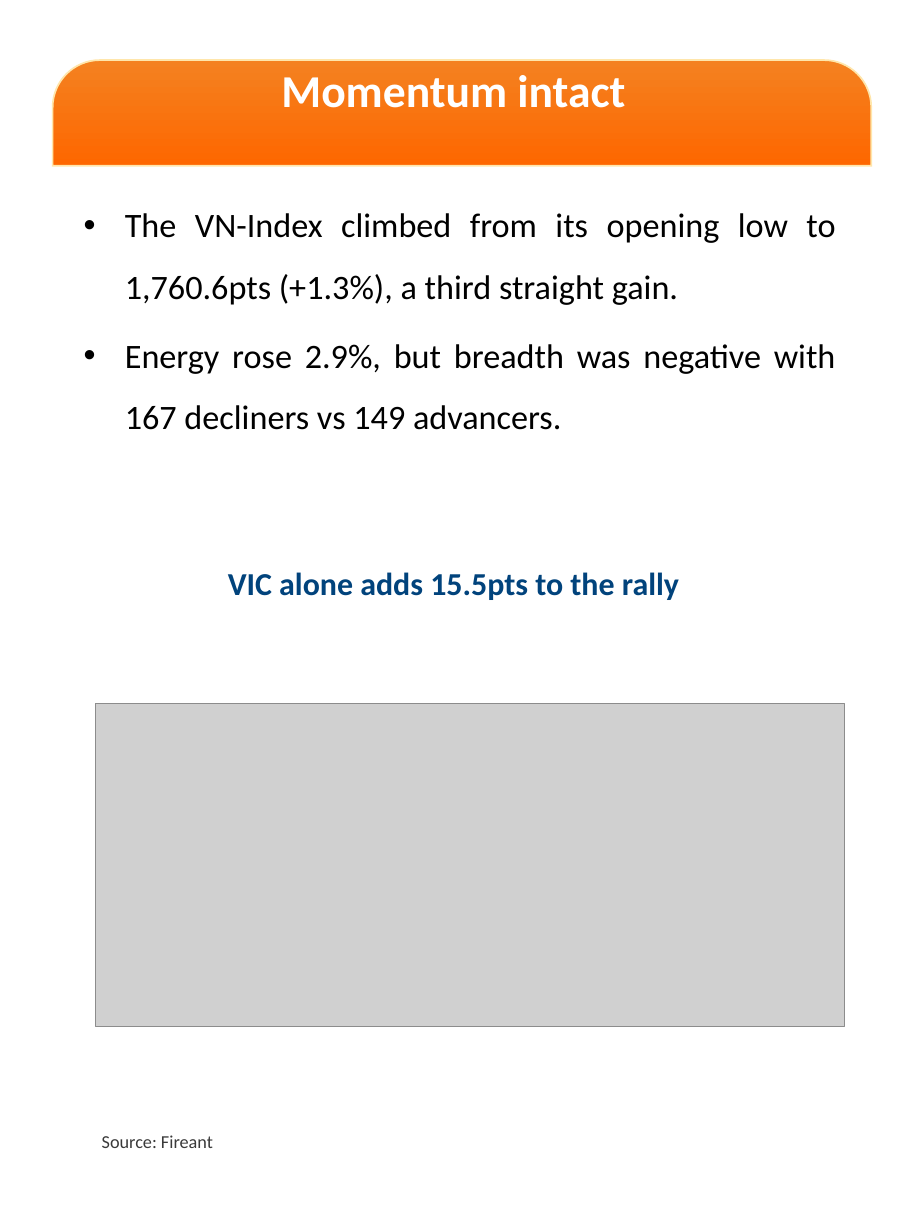
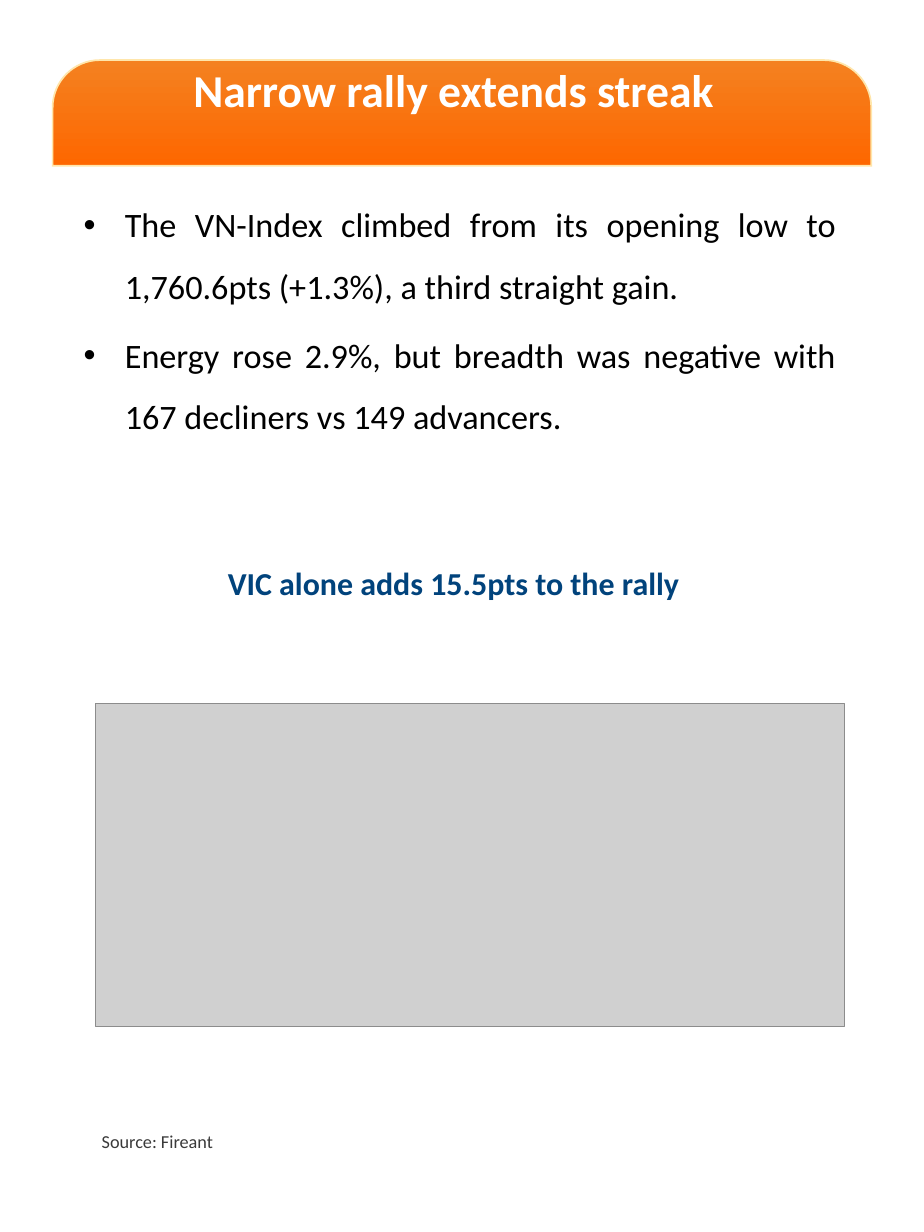
Before and after one commit to datquanton/verbose-guide, a slide deck: slide 2 of DailyReport_Mobile_EN_20261022.pptx. Drawn at 924x1232 pixels with LibreOffice and Linux fonts; fonts in the diff are those of the drawing; grey boxes stand for pictures; background and template pictures are left out. Boxes give left, top, right and bottom in pixels: in the first picture for what was removed or moved away, otherwise in the second. Text is boxed around its words. In the diff, an @@ line names an element or a change of style, - is before the commit and + after.

```diff
--- a/DailyReport_Mobile_EN_20261022.pptx
+++ b/DailyReport_Mobile_EN_20261022.pptx
@@ text at box(193, 75, 713, 114): text changed @@
-Momentum intact
+Narrow rally extends streak
```
Also in this commit, not shown: 1 other slide changed, 1 other file.
